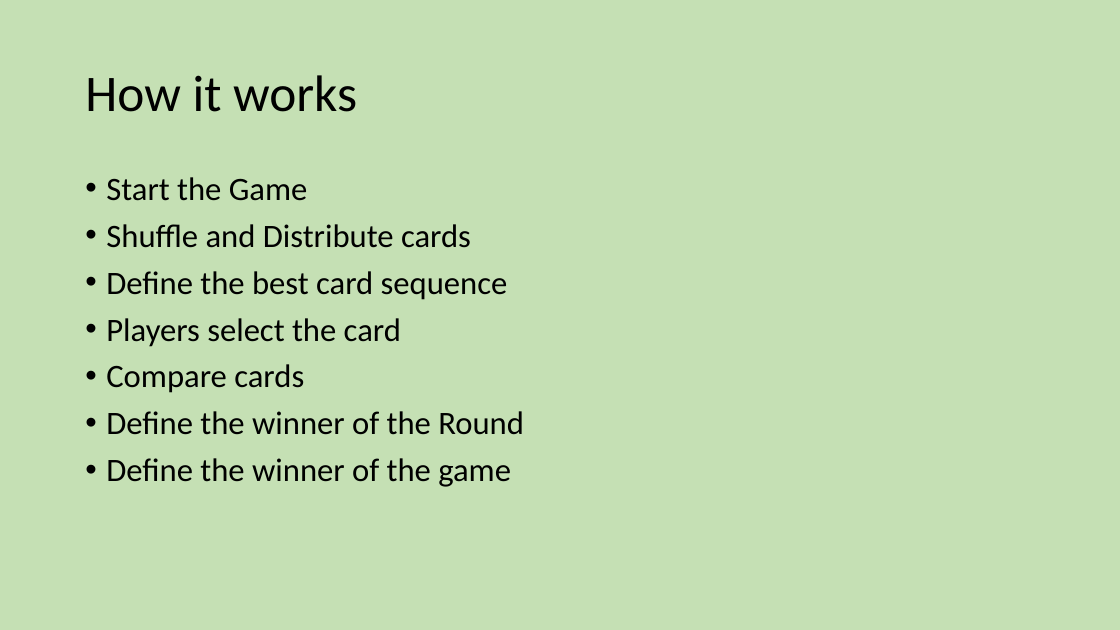
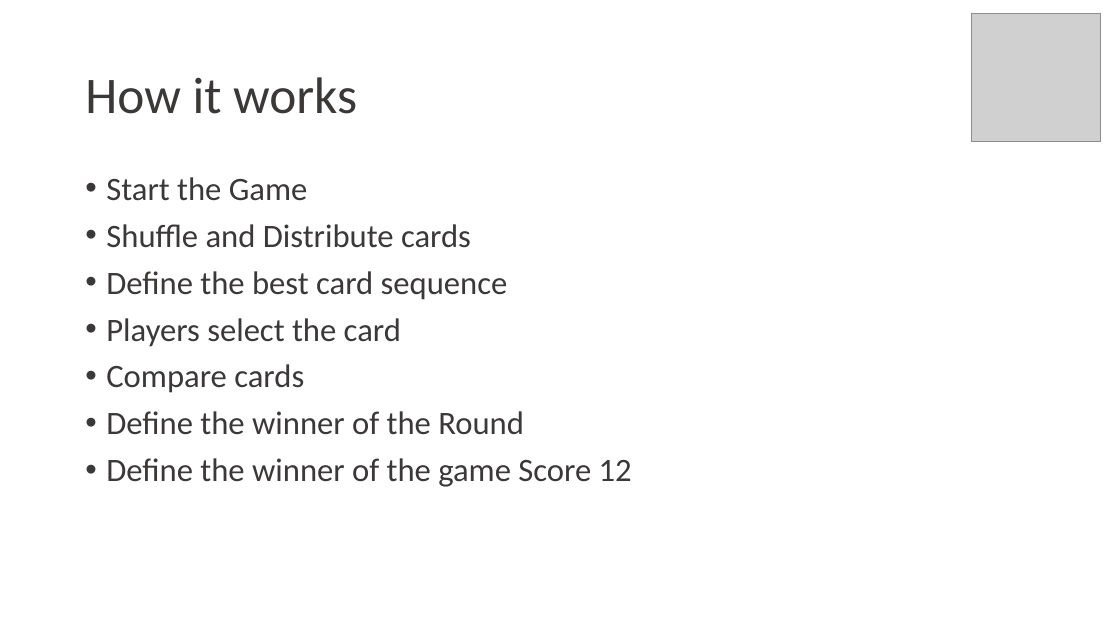
Before and after one commit to plsalles/project-module-1-truco, a slide deck: slide 6 of Presentation.pptx (slide 5 before the commit). Drawn at 1120x630 pixels with LibreOffice and Linux fonts; fonts in the diff are those of the drawing; grey boxes stand for pictures. Boxes give left, top, right and bottom in pixels: in the first picture for what was removed or moved away, otherwise in the second. Text is boxed around its words. In the diff, an @@ line names an element or a change of style, - is before the commit and + after.

```diff
--- a/Presentation.pptx
+++ b/Presentation.pptx
@@ background #C5E0B4 to #FFFFFF @@
@@ picture added at box(972, 13, 1101, 142) @@
@@ title "How it works" at box(85, 77, 357, 114): text colour #000000 to #3B3838 @@
@@ text "Start the Game": place and size @@
-text "Start the Game" at box(106, 177, 524, 487)
+text "Start the Game" at box(77, 168, 1044, 568)
@@ text "Start the Game" at box(77, 168, 1044, 568): outline none to #FFFFFF 0.75 pt @@
@@ text at box(106, 177, 524, 435): text colour #000000 to #3B3838 in "Start the Game", "Shuffle and Distribute cards", "Define the best card sequence", "Players select the card" and 2 more places @@
@@ text at box(106, 458, 632, 487): text changed; text colour #000000 to #3B3838 @@
-• Define the winner of the game
+• Define the winner of the game Score 12
```
Also in this commit, not shown: 4 other slides changed, 3 slides added, 1 slide removed, 2 other files.
